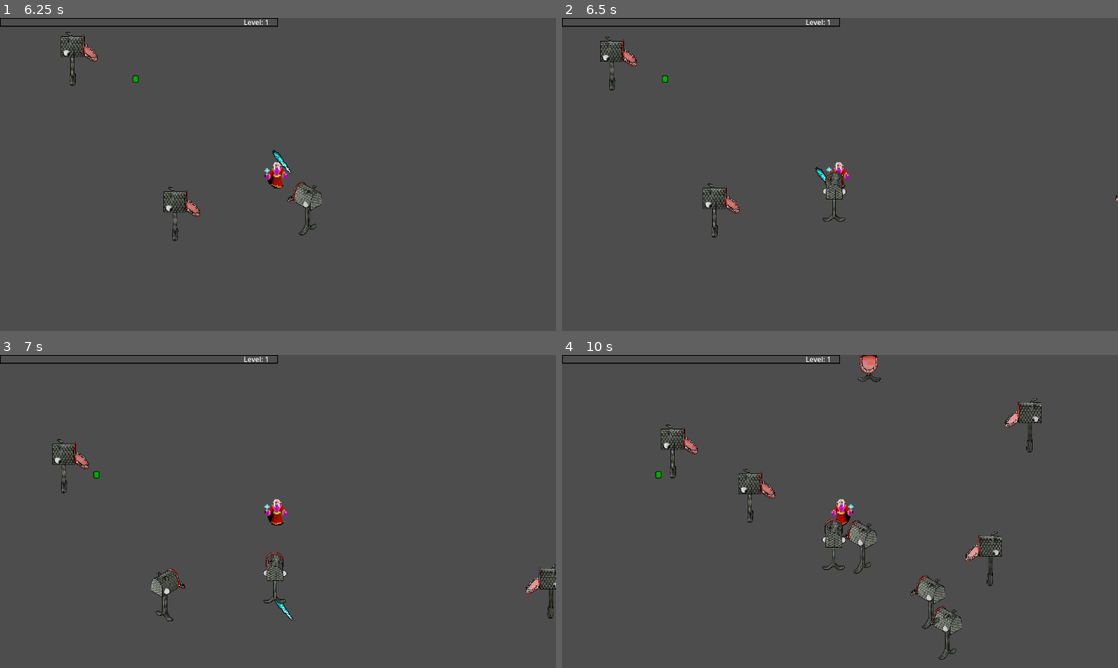
Above: before the commit, frames 1-4 (two rows, left to right).
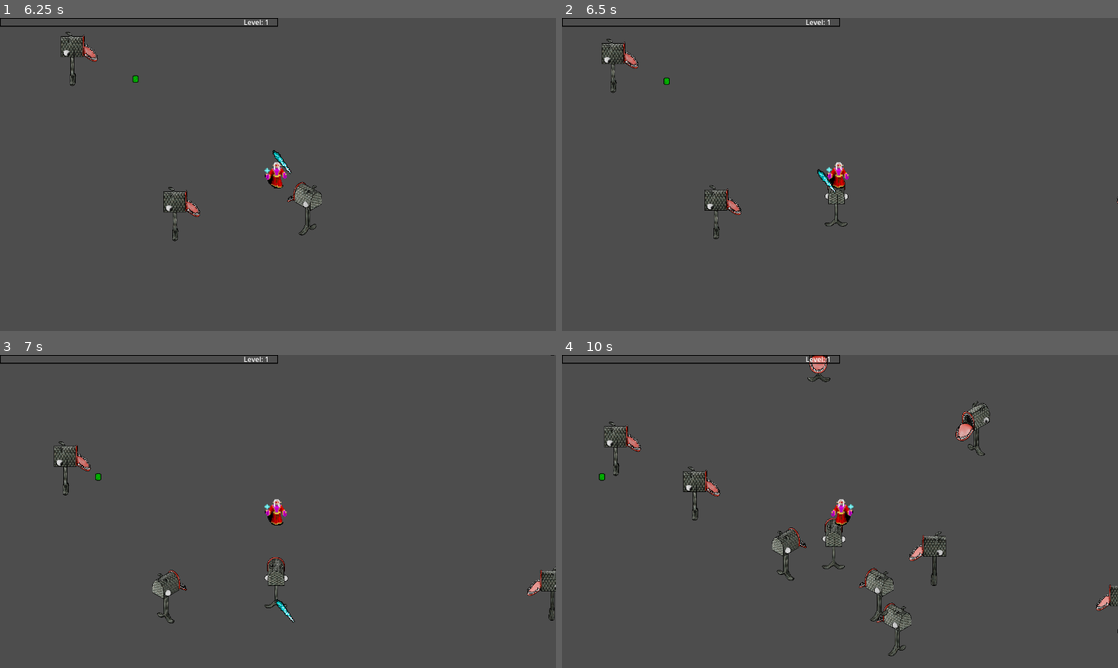
Above: after the commit, the same moments.

Repository: rat-balls/FootFactor
Game: Godot game, scene res://Scenes/MainScenes/main.tscn
The game is run twice, just before and just after one commit, with the same random seed, the same clock (stepped at 60 frames per second) and the same inputs. Sound files missing from this copy of the repository are replaced by a short silence.
Inputs (mouse positions are in pixels of both pictures, inside the frame that each line leads up to):
- Up to frame 1 (6.25 s): tap Enter at 0.5, 3.5 s; move the mouse to (400, 158) at 0.52 s; hold Right (Right) 0.53-1.28 s; click (400, 158) at 0.6 s; tap Space at 1.25 s; move the mouse to (166, 190) at 1.27 s; hold S (Down) 1.28-2.03 s; click (166, 190) at 1.35 s; move the mouse to (333, 105) at 2.02 s; hold Right (Right) 2.03-2.78 s; click (333, 105) at 2.1 s; move the mouse to (250, 237) at 2.77 s; hold Up (Up) 2.78-3.53 s; click (250, 237) at 2.85 s; move the mouse to (444, 221) at 3.52 s; hold Left (Left) 3.53-5.03 s; click (444, 221) at 3.6 s; move the mouse to (111, 127) at 4.27 s; click (111, 127) at 4.35 s; move the mouse to (305, 174) at 5.02 s; hold S (Down) 5.03-5.78 s; click (305, 174) at 5.1 s; move the mouse to (194, 96) at 5.77 s; hold Right (Right) from 5.78 s (still down); click (194, 96) at 5.85 s
- Up to frame 2 (6.5 s): keep holding Right (Right)
- Up to frame 3 (7 s): move the mouse to (400, 495) at 6.52 s; release Right (Right) at 6.53 s; hold Up (Up) from 6.53 s (still down); click (400, 495) at 6.6 s
- Up to frame 4 (10 s): move the mouse to (728, 527) at 7.27 s; release Up (Up) at 7.28 s; hold Right (Right) 7.28-8.03 s; click (728, 527) at 7.35 s; move the mouse to (895, 442) at 8.02 s; hold S (Down) 8.03-8.78 s; click (895, 442) at 8.1 s; move the mouse to (812, 574) at 8.77 s; hold Left (Left) 8.78-9.53 s; click (812, 574) at 8.85 s; move the mouse to (1006, 558) at 9.52 s; hold Up (Up) from 9.53 s (still down); click (1006, 558) at 9.6 s

Frame 1 is identical in both runs. In frame 2, 1.1% of the frame differs, in the area x 6-100%, y 6-71%; in frame 3, 1.3%; in frame 4, 5.0%, in the area x 6-100%, y 0-98%.

Commit message:
fixed fish hitbox

Diff:
--- a/Scenes/Prefabs/Enemy/enemy.tscn
+++ b/Scenes/Prefabs/Enemy/enemy.tscn
@@ -8,7 +8,7 @@
 
 [sub_resource type="CapsuleShape2D" id="CapsuleShape2D_022wn"]
 radius = 12.0
-height = 46.0
+height = 94.0
 
 [sub_resource type="Animation" id="Animation_25nyl"]
 length = 0.001
@@ -48,7 +48,7 @@
 script = ExtResource("1_2pb1h")
 
 [node name="Sprite2D" type="Sprite2D" parent="."]
-z_index = 5
+z_as_relative = false
 y_sort_enabled = true
 texture = ExtResource("2_5slor")
 hframes = 3
